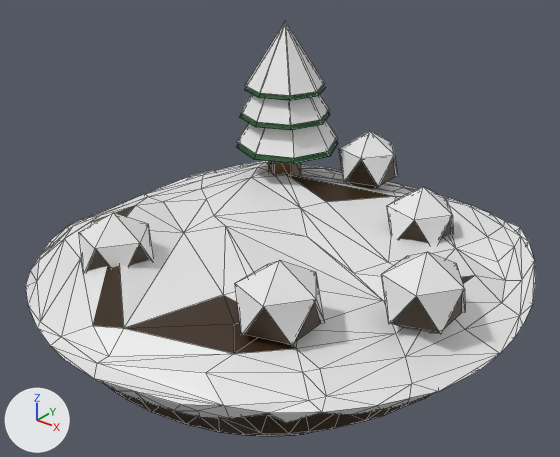
Two versions of the glTF model frontend/public/models/island-winter.glb, one commit apart.
The view is the same before and after, from a 50 mm lens placed at (3.44, -4.45, 2.9), pointed at (-0.11, -0.01, 0.15). Lighting does not change. The marker at lower left points along +X, +Y and +Z. Mesh edges are drawn as thin lines. Where no turn or scale is listed for an object, it has been applied to the vertices.

Names of what the first picture shows: 'Cone.001', 'Cone.002', 'Cone.003', 'Cone.004', 'Cone.005', 'Cone.006', 'Cylinder', 'Island', 'rock', 'rock.001', 'rock.icing', 'rock.icing.001', 'rock.icing.002', 'rock.icing.003', 'rock.icing.004'.
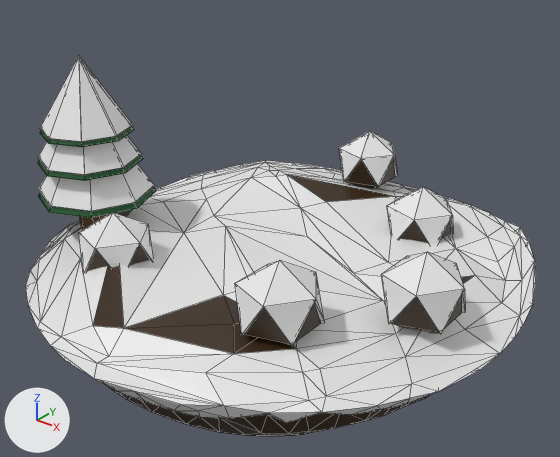
Commit message: replace winter tree

What differs and where, as boxes (x1, y1, x2, y2) in the pictures (560 x 457 px):
```json
{"object": "Cone.002", "change": "moved", "before": [245, 21, 325, 96], "after": [40, 56, 133, 142]}
{"object": "Cone.006", "change": "moved", "before": [237, 120, 337, 158], "after": [39, 164, 155, 211]}
{"object": "Cone.004", "change": "moved", "before": [240, 94, 329, 125], "after": [38, 135, 141, 175]}
{"object": "Cone.005", "change": "moved", "before": [237, 141, 338, 164], "after": [39, 187, 156, 218]}
{"object": "Cone.003", "change": "moved", "before": [240, 111, 330, 130], "after": [38, 156, 143, 181]}
{"object": "Cone.001", "change": "moved", "before": [245, 85, 326, 100], "after": [40, 126, 134, 147]}
{"object": "Cylinder", "change": "moved", "before": [269, 161, 301, 174], "after": [79, 214, 110, 229]}
```

Edits to the scene script, one JSON object a line:
```json
{"op": "set", "path": "ob_cylinder.location", "old": "(-0.933, 1.093, 0.215)", "new": "(-1.58, -0.697, 0.138)"}
{"op": "set", "path": "ob_cone_001.location", "old": "(-0.933, 1.093, 1.214)", "new": "(-1.58, -0.697, 1.138)"}
{"op": "set", "path": "ob_cone_002.location", "old": "(-0.933, 1.093, 1.214)", "new": "(-1.58, -0.697, 1.138)"}
{"op": "set", "path": "ob_cone_003.location", "old": "(-0.933, 1.093, 0.995)", "new": "(-1.58, -0.697, 0.918)"}
{"op": "set", "path": "ob_cone_004.location", "old": "(-0.933, 1.093, 0.995)", "new": "(-1.58, -0.697, 0.918)"}
{"op": "set", "path": "ob_cone_005.location", "old": "(-0.924, 1.121, 0.742)", "new": "(-1.571, -0.669, 0.666)"}
{"op": "set", "path": "ob_cone_006.location", "old": "(-0.924, 1.121, 0.742)", "new": "(-1.571, -0.669, 0.666)"}
```
